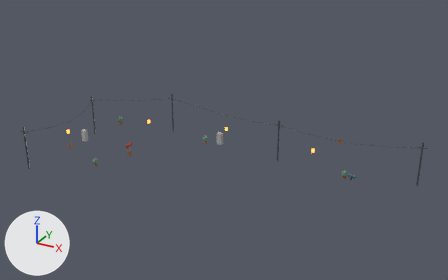
The Blender file art/blender/hinode/hinode_slice_props.blend: old version first, new version second.
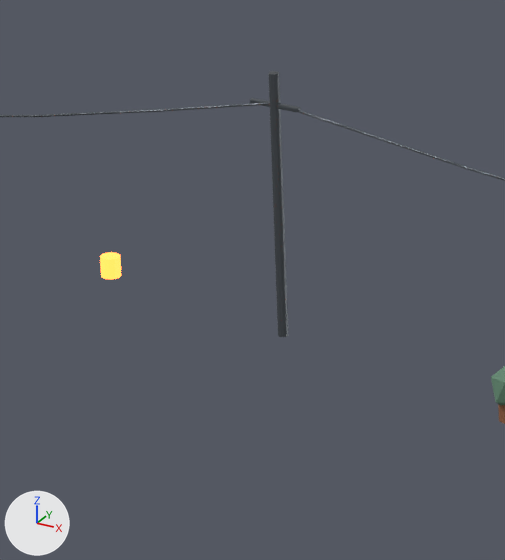
The first picture shows the older version from a 50 mm camera at (31.5, -77.4, 37.9) aimed at (-6.2, -8.9, 3.7). The close-ups show the older and then the newer version on the part from 30% to 46% of the width and 30% to 58% of the height of that picture. Only the edits that show in the close-ups are written down. Lighting does not change. The marker at lower left points along +X, +Y and +Z.

The first close-up shows 'PROP_Lantern_2', 'PROP_UtilityCrossbar_3', 'PROP_UtilityPole_3' and 4 more.
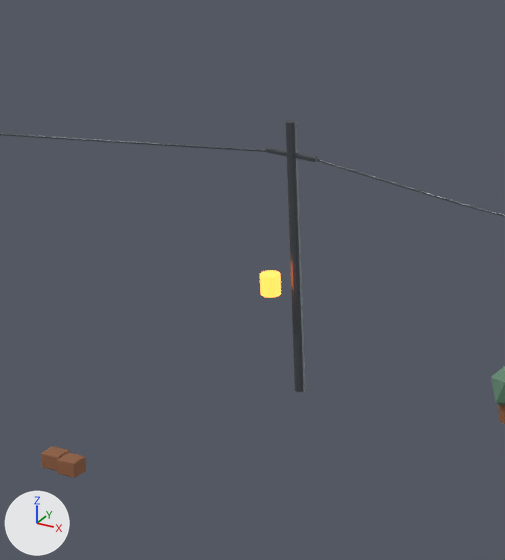
What the commit changed:
Mesh me_cube_026 is new.
It has 56 vertices, 54 faces and spans x -0.22..0.22, y -0.21..0.21, z -0.17..0.17.
It uses material mat_mat_wood_brown (brown #8e5d3f).
Object 'PROP_UtilityPole_3' (ob_prop_utilitypole_3) moves from (-18.8, -2.4, 3.1) to (-16.8, -4.8, 3.1).
Object 'PROP_UtilityCrossbar_3' (ob_prop_utilitycrossbar_3) moves from (-18.8, -2.4, 5.45) to (-16.8, -4.8, 5.45).
Object 'PROP_Lantern_2' (ob_prop_lantern_2) moves from (-20.8, -6.0, 2.55) to (-17.2, -5.2, 2.55).
Object 'PROP_Crate_2_2' (ob_prop_crate_2_2) is new; it shows me_cube_026.
Its location is (-18.62, -10.7, 0.17).
Object 'PROP_Crate_2_1' (ob_prop_crate_2_1) is new; it shows a copy of me_cube_026.
Its location is (-19.1, -10.6, 0.17).

Location of each change, (x1, y1, x2, y2) in pixels of the close-ups (505 x 560 px):
'PROP_UtilityPole_3', moved: before (269, 71, 288, 337); after (285, 119, 305, 392)
'PROP_Lantern_2', moved: before (100, 252, 121, 280); after (260, 270, 281, 298)
'PROP_Crate_2_2', added (brown): after (57, 453, 86, 478)
'PROP_UtilityCrossbar_3', moved: before (250, 98, 300, 112); after (266, 147, 318, 162)
'PROP_Crate_2_1', added (brown): after (41, 446, 69, 471)
